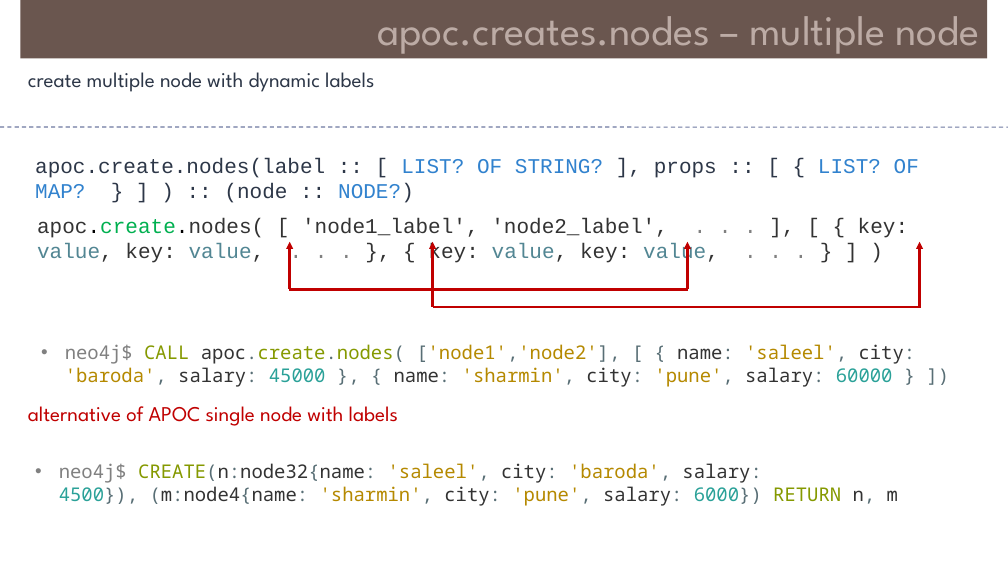
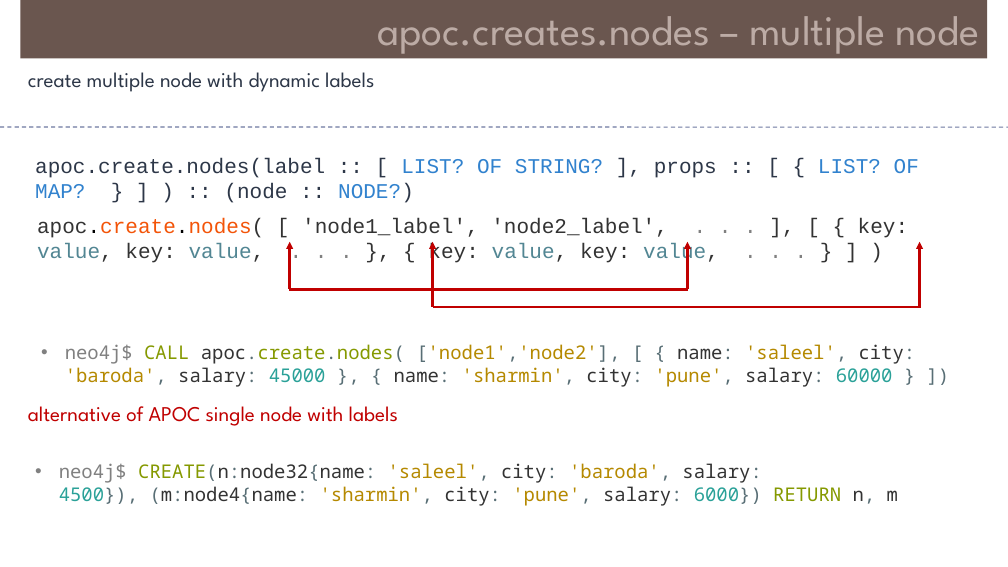
Before and after one commit to Saleel-Bagde/PPT-s, a slide deck: slide 40 of Neo4j.pptx. Drawn at 1008x567 pixels with LibreOffice and Linux fonts; fonts in the diff are those of the drawing. Boxes give left, top, right and bottom in pixels: in the first picture for what was removed or moved away, otherwise in the second. Text is boxed around its words. In the diff, an @@ line names an element or a change of style, - is before the commit and + after.

```diff
--- a/Neo4j.pptx
+++ b/Neo4j.pptx
@@ text "apoc.create.nodes( [ 'node1_label', 'node2_label', . ..." at (37,218,908,265): text colour #00B050 to #F35408, text colour #333333 to #F35408 in "apoc.create.nodes(" @@
```
Also in this commit, not shown: 8 other slides changed, 1 slide added.
